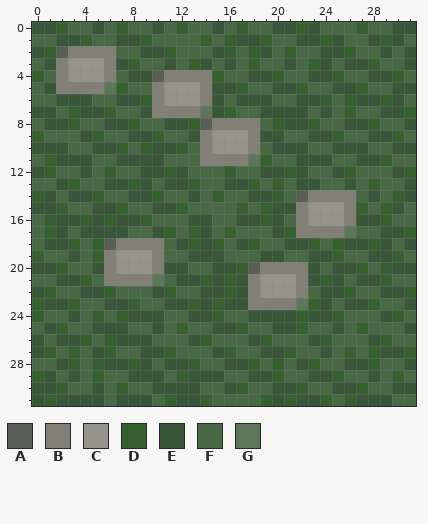
Edited in one commit: pixel-art file (art/ase/tile_village.ase). This is how it looked before the edit.
32x32 pixels, 1 frame.
Palette (. is transparent): A #586056  B #828076  C #96948a  D #366030  E #3a563a  F #486846  G #60765c
Pixels before, first column x 0:
 0 EEDFFEFDFFEFDFFEFDFFEEDEFFFDFFEE
 1 FFEEDFFEEDFFFFDFDEEDFFEEDEFFEDEF
 2 EDABBBBFFEEDFFFEDFDEFDFFEEDFFEFE
 3 FEBCCCBEDFFEFDEFEFDFFEFDEFEEDFFE
 4 DFBCCCBFEEABBBBDFFEEDFFEEDFFEEDF
 5 FEBBBBGDFFBCCCBEEDFFEEDFFEEDFFEE
 6 FFEEEFFEEDBCCCBEFEEEFFEEDFDEEDEF
 7 EEFDEEDFFEBBBBGEDFFEEEEFEFDFFEED
 8 FEEDFFEEDFFEEDABBBBFDEEDFFEEDFFE
 9 DFFFEDFFEEDFFEBCCCBEEFFEEDFFEEDF
10 EEEFFEEDFDEEDFBCCCBFEEEFFEEEFFEE
11 FDEEEFFEEEEFFFBBBBGDFFEEEFFEEDFF
12 EDFFEFDFFEEDEFFFDFFEEDEFFEDFFFED
13 FFEDFFEEDEFEEDFFEEDFDFEEFFEFDFFE
14 DEFEEDFFEEDFFEFDFFEEDFABBBBFEFDE
15 EEDFFEEDFFEEDFFFFDFDEEBCCCBDFDEF
16 FDEEDEDEEDFFFEEFFEEDEFBCCCBEEDFF
17 FDEFEEEEFFEDFDEFDFFFEDBBBBGFFEED
18 FEEDFDABBBBFEDEDFEDFFEEDFDEEDEFE
19 DFFEFDBCCCBFFEEEFFFEEFFEEDFFEEDF
20 EEDFFEBCCCBEEFFEEDABBBBEFEEDFDEE
21 FFEEDFBBBBGFEEDEDEBCCCBEDEFEEDFF
22 EDFFEEDFFFEDFFEEDEBCCCBFEEDFFEED
23 DEEDFFEEDFFEEDEDEEBBBBGDEFEEDFFE
24 DFFEFDFDEEEFFEEDFFEEEEDEEDFFFEDF
25 FEDFFEEEFFEFDFFEEDFFEEDFFEFDFFFE
26 EFEEDFDEEEFFFEDFFFEDFFFEDFFFEDFF
27 EDFDFEDFFEEDFFFEDFFEEDFFEFDFDEED
28 FFEDFDEEDEFEEDFFEEDFDFEDFFEEDFFE
29 DEFEFDFFEEEFDEEEFFEEDFFEEDFFEFDF
30 EEDFFEFDFFEEEEFFEDFFEEDFFEEDFFEE
31 EDEEEEFEEEFDEEDFFFFDEDEEDFDEEEFF
After:
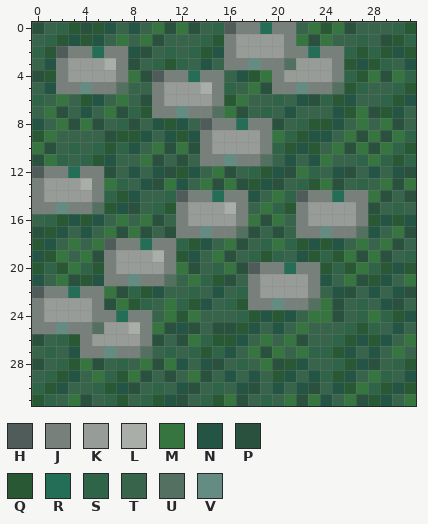
Colours new in this view: H #505c5a  J #78807c  K #989c98  L #aaaea8  M #367440  N #245444  P #2a503e  Q #285834  R #246e58  S #306448  T #38644c  U #547060  V #648c82
The exact change:
Changed rows in their new state; - is an unchanged pixel.
first column x 0:
 0 PTSQPQNTNTMPMPTSHJJRJJTMQMPTTTSQ
 1 TSQNQNTMTMPTTTSQJKKKKJMPMTTSTPQS
 2 SQHJJRJJNPTSTSQNJKKKKJJRJJSQSQNQ
 3 TNJKKKLJPTSQSTNTJJVJJUKKKJQNQSTN
 4 PQJKKKKJMPHJJRJJTNQMJKKKKJSQMPMS
 5 TNJJVJJUTTJKKKLJSTMPJJVJJUQSTTSQ
 6 STMTQNTMTPJKKKKJQMTTSTNPSQNTTSQN
 7 TMPTNTMPSQJJVJJUMPTSTNTTTNQMPQNT
 8 NTMPMPTSPTNQNTHJJRJJPTSQQNTMTMPT
 9 QMTTTTPQQNTNQNJKKKKJMSQNNTMPMPMS
10 MPTSTSQSNTMPMPJKKKKJSQNQTMPMPMSQ
11 PMSTSQNTTMPTPTJJVJJUTNTNMTTSMSQS
12 HJJRJJPTNTNPQNTMPTSQNPMSTNPTNTNP
13 JKKKLJMSTNPMNTMPMPQNPTSQMPTSTMPM
14 JKKKKJSQNTTSHJJRJJNTMSHJJRJJMPTP
15 JJVJJUQNPTSQJKKKLJTMSQJKKKKJPTST
16 TSQNQNTMTMPTJKKKKJMPMTJKKKKJQNQN
17 PQNTNTMPMPTPJJVJJUPTPTJJVJJUNTMP
18 QNTMTMHJJRJJSQNTMPTSMSQNQNTMTMPT
19 NQMTMPJKKKLJQNTMPTSQSTNQSQMPMPTS
20 QSQMSQJKKKKJMPTSMPHJJRJJQSQMSQNQ
21 NTMPQNJJVJJUTMSQPTJKKKKJNTMPQNTM
22 HJJRJJMPSQNTTSTNTSJKKKKJTNPTNTNP
23 JKKKKJPMQSTMSQNTSQJJVJJUMPTSTNPT
24 JKKKKJJRJJTMQMTTTSQNQNTMMPTSMSQN
25 JJVJJUKKLJMPNPTPPQNTNTMTTTSQSTNT
26 PTSQJKKKKJPTPMSQQNTMTMPTTSQNQNTM
27 TSTNJJVJJUTSTSQSNTMPMTMSSQNTNTMT
28 PTSQMPTSTMPMNTNPTSTMPQNTTSQNPTSQ
29 TSQNTMSQMPTPTMPTNTNTQNTNSQNTMSTN
30 SQNTTSQNPTSTNPTSTNPTNTNPTNQMSQNQ
31 QSTMPTSQTSQNPTSQMPTSTMPMNTMPQNTM
Where, in picture pixels (left, top, right, bottom), the same in both pictures:
changed: (32, 22, 416, 406)
